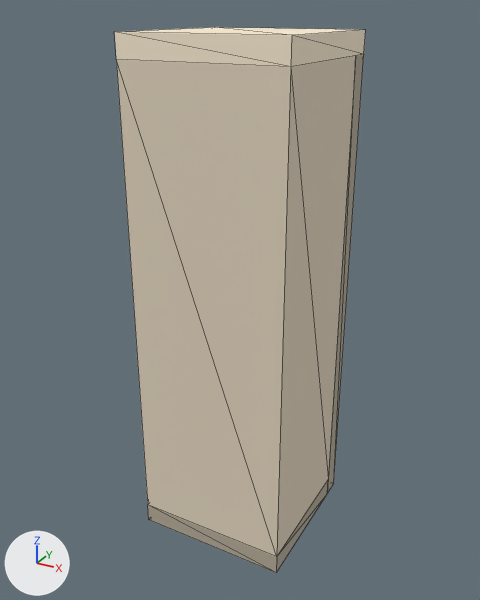
Renders of the glTF model assets/interiores/estanteria_pociones_abeto_01.glb from each side of a commit.
The view is the same before and after, from a camera (50 mm lens) standing at (1.84, -3.42, 3.31) and looking at (-0.03, -0.01, 1.61). The axes (+X, +Y, +Z) are drawn at lower left. The lights are the same throughout. The older version comes first. Mesh edges are drawn as thin lines. Vertices at exactly the same position are counted once.

Names of what the first picture shows: 'estanteria_pociones_abeto'.
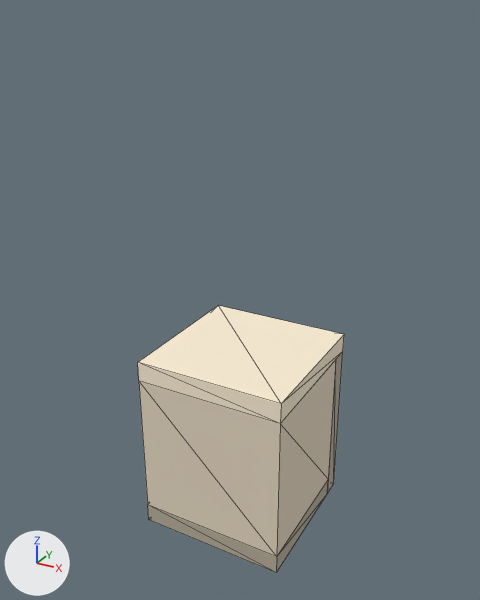
The edits, one by one:
me_estanteria_pociones_abeto is used by ob_estanteria_pociones_abeto; location (0.0, 0.0, 0.0).
me_estanteria_pociones_abeto had 20 vertices, 30 faces and spanned x -0.5..0.5, y -0.5..0.5, z 0.0..3.2.
me_estanteria_pociones_abeto now has 20 vertices, 30 faces and spans x -0.5..0.5, y -0.5..0.5, z 0.0..1.27.
me_estanteria_pociones_abeto part 1: all 10 vertices in x -0.5..0.5, y -0.5..0.5, z 3.07..3.2 are moved by (0.0, 0.0, -1.93).

Where the change shows, as pixel boxes (x1, y1, x2, y2) in the pictures (480 x 600 px; the box of a moved part takes in the faces that stretch with it):
'estanteria_pociones_abeto', reshaped (18% narrower, 51% shorter): before (115, 27, 365, 572); after (138, 306, 344, 572)
part 1 of me_estanteria_pociones_abeto, moved or reshaped: before (115, 27, 365, 557); after (138, 306, 344, 557)
